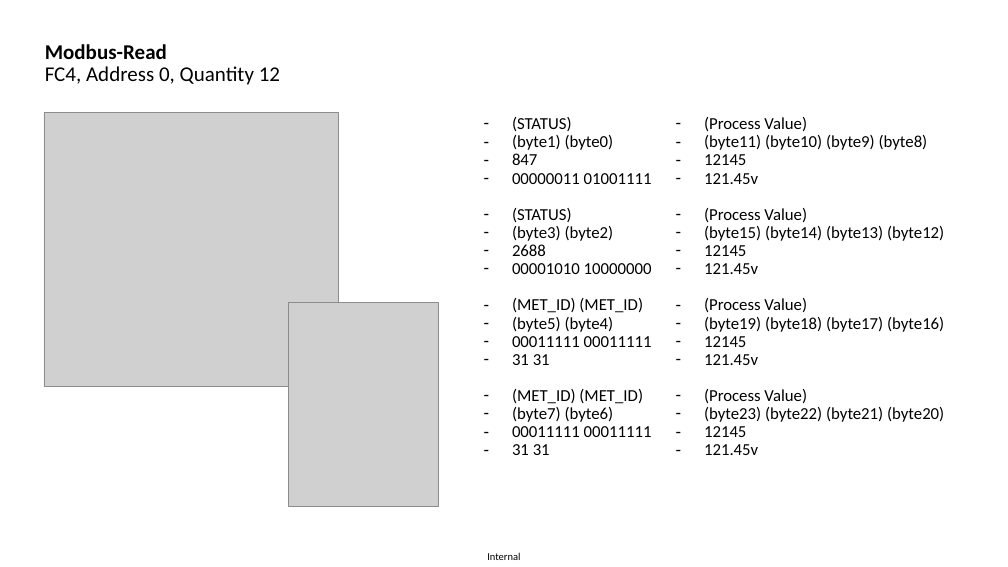
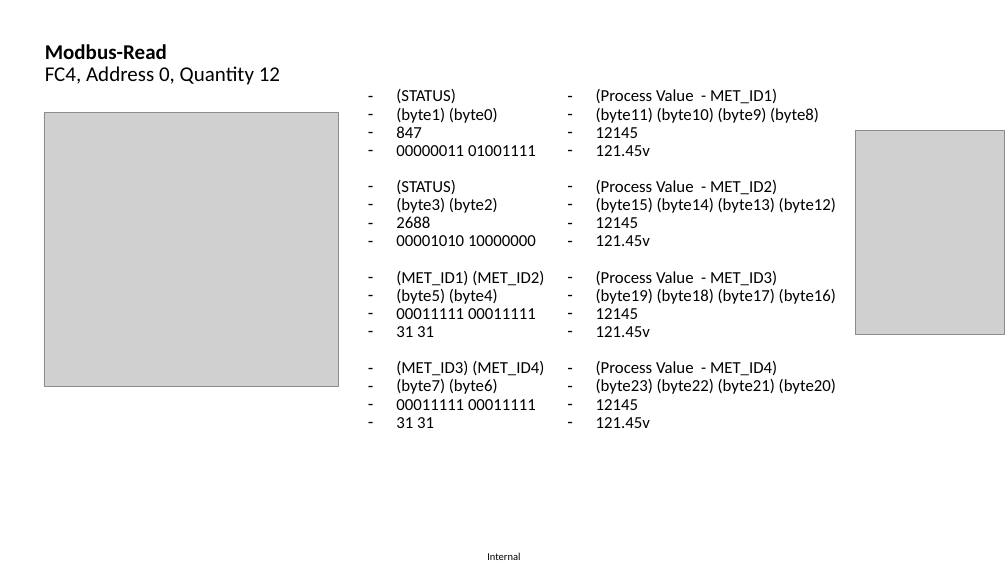
Before and after one commit to mpsaltis/Node-RED_Modbus-PowerMeasurementModule, a slide deck: slide 5 of info_Modbus_PMM.pptx. Drawn at 1008x567 pixels with LibreOffice and Linux fonts; fonts in the diff are those of the drawing; grey boxes stand for pictures. Boxes give left, top, right and bottom in pixels: in the first picture for what was removed or moved away, otherwise in the second. Text is boxed around its words. In the diff, an @@ line names an element or a change of style, - is before the commit and + after.

Commit message:
updates

```diff
--- a/info_Modbus_PMM.pptx
+++ b/info_Modbus_PMM.pptx
@@ text "(STATUS)" at (396,89,544,428): vertical alignment middle to top @@
@@ text "(STATUS)": place and size @@
-text "(STATUS)" at (512,117,652,455)
+text "(STATUS)" at (396,89,544,428)
@@ text "(Process Value - MET_ID1)": place and size @@
-text "(Process Value - MET_ID1)" at (704,117,944,455)
+text "(Process Value - MET_ID1)" at (596,89,836,428)
@@ text "(Process Value - MET_ID1)" at (596,89,836,428): vertical alignment middle to top @@
@@ text at (596,89,777,104): text changed @@
-– (Process Value)
+– (Process Value - MET_ID1)
@@ picture: place and size @@
-picture at (289,303,439,507)
+picture at (856,131,1006,334)
@@ text at (596,180,777,195): text changed @@
-– (Process Value)
+– (Process Value - MET_ID2)
@@ text at (396,271,544,286): text changed @@
-– (MET_ID) (MET_ID)
+– (MET_ID1) (MET_ID2)
@@ text at (596,271,777,286): text changed @@
-– (Process Value)
+– (Process Value - MET_ID3)
@@ text at (396,361,544,376): text changed @@
-– (MET_ID) (MET_ID)
+– (MET_ID3) (MET_ID4)
@@ text at (596,361,777,376): text changed @@
-– (Process Value)
+– (Process Value - MET_ID4)
```
Also in this commit, not shown: 2 other slides changed, 1 slide added, 1 slide removed.
